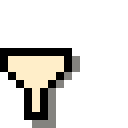
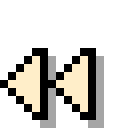
Comparing the layer stacks of the two (128, 128) images. Changes:
hid "filter by group (opacity)" over 0, 48, 80, 128
added layer "rewind (opacity)" above "rewind" over 0, 48, 104, 128
